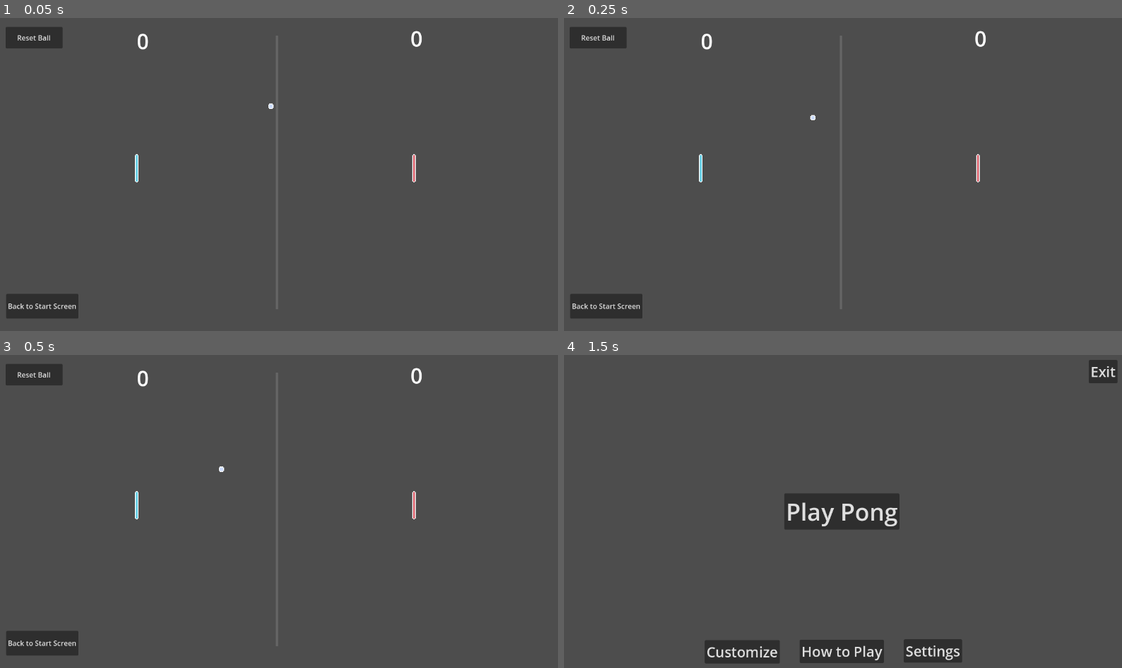
Above: before the commit, frames 1-4 (two rows, left to right).
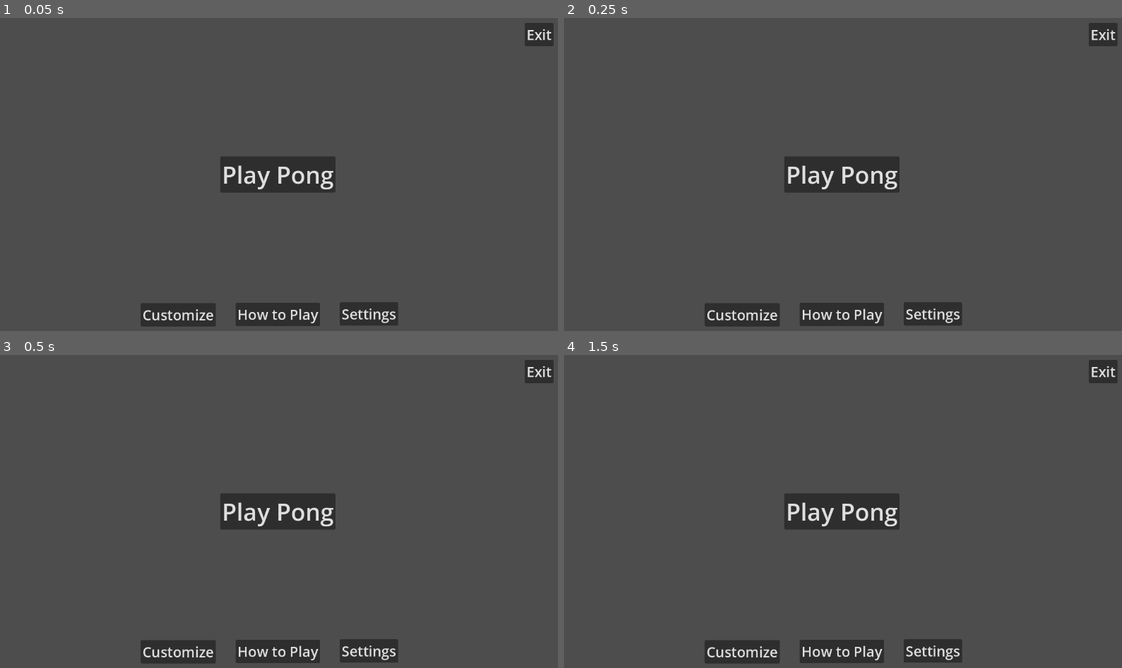
Above: after the commit, the same moments.

Repository: jordonbigelow/Pixel-Art-Pong
Game: Godot game, scene res://scenes/start_screen.tscn
The game is run twice, just before and just after one commit, with the same random seed, the same clock (stepped at 60 frames per second) and the same inputs. Before the commit the project starts from res://scenes/game_scene.tscn.
Inputs (mouse positions are in pixels of both pictures, inside the frame that each line leads up to):
- Up to frame 1 (0.05 s): no input
- Up to frame 2 (0.25 s): no input
- Up to frame 3 (0.5 s): no input
- Up to frame 4 (1.5 s): click (843, 511) at 0.5 s, where only the run after the commit has a clickable "Play Pong"; click "Back to Start Screen" at 1.25 s

The runs differ from the first frame. In frame 1, 7.3% of the frame differs, in the area x 1-100%, y 1-99%; in frame 2, 7.3%; in frame 3, 7.3%; in frame 4, nothing differs.

Commit message:
changed the starting scene to be the main screen instead of the game_scene.tscn

Diff:
--- a/project.godot
+++ b/project.godot
@@ -11,7 +11,7 @@
 [application]
 
 config/name="pong"
-run/main_scene="res://scenes/game_scene.tscn"
+run/main_scene="res://scenes/start_screen.tscn"
 config/features=PackedStringArray("4.3", "Forward Plus")
 config/icon="res://icon.svg"
 
